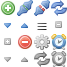
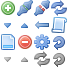
Comparing the layer stacks of the two 67 x 67 images. Changes:
added layer "arrow_rotate_clockwise copy" in group "greyscale" over [53, 53, 65, 67]
hid "clock copy", moved it above "arrow_refresh copy" over [51, 51, 67, 67]
added layer "arrow_rotate_clockwise" above "clock" over [53, 36, 65, 50]
hid "clock" over [51, 34, 67, 50]
hid "bullet_toggle_plus" over [4, 38, 11, 45]
hid "bullet_toggle_minus" over [55, 21, 62, 28]
added layer "page" above "script" over [1, 34, 15, 50]
added layer "script" above "GreenToBlue copy 2" over [51, 17, 67, 33]
added layer "arrow_left" above "hamburger" over [35, 21, 49, 29]
renamed "text_align_center" to "hamburger", hid it over [37, 23, 47, 30]
moved "Arrows" above "Hue/Saturation 3" over [4, 23, 28, 28]
hid "Layer 1" over [1, 0, 67, 67]
